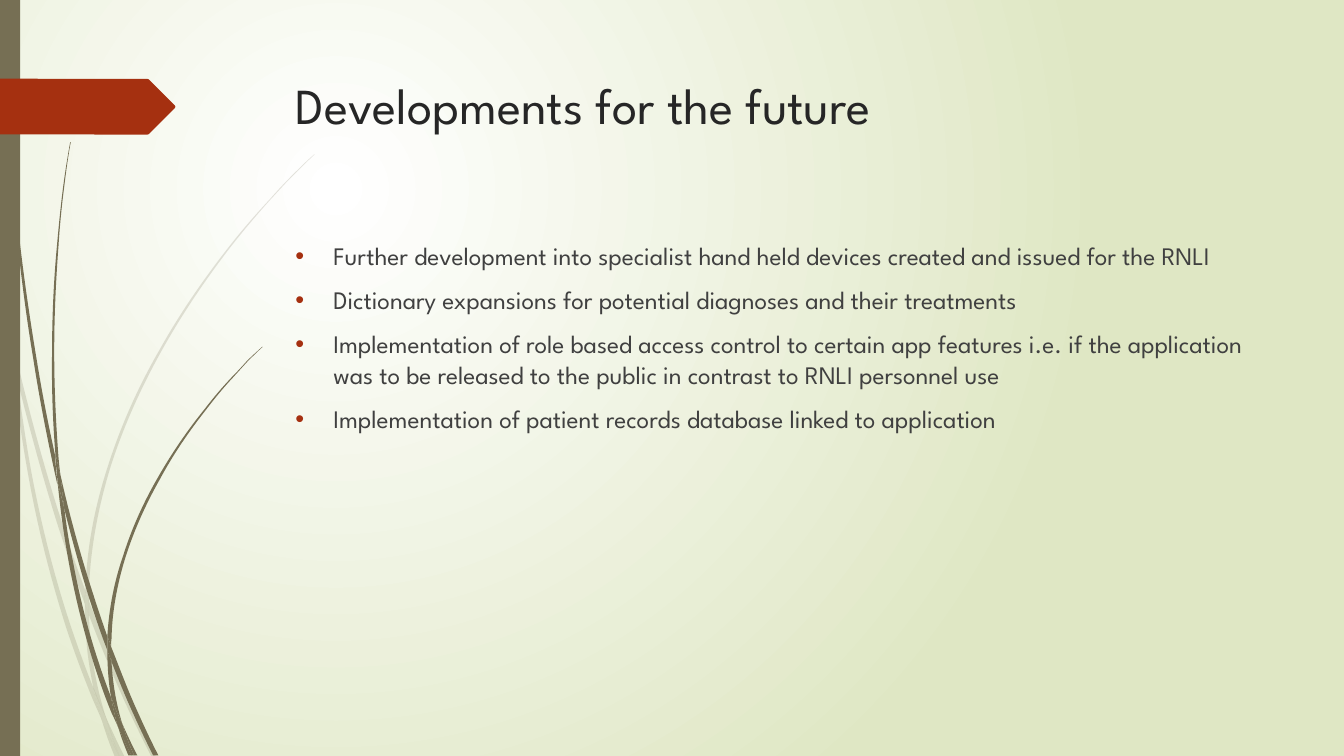
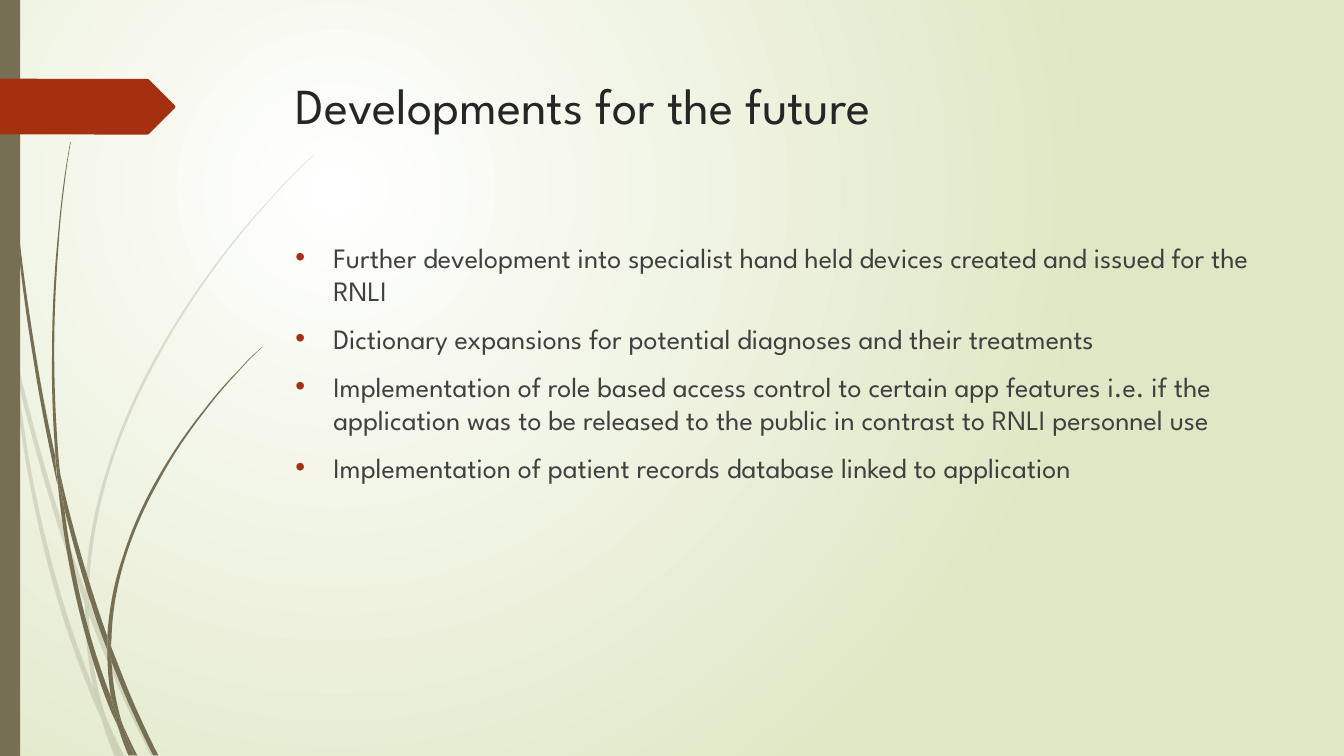
Before and after one commit to bournemouth17/team-5, a slide deck: slide 11 of RNLI.pptx. Drawn at 1344x756 pixels with LibreOffice and Linux fonts; fonts in the diff are those of the drawing. Boxes give left, top, right and bottom in pixels: in the first picture for what was removed or moved away, otherwise in the second. Text is boxed around its words. In the diff, an @@ line names an element or a change of style, - is before the commit and + after.

```diff
--- a/RNLI.pptx
+++ b/RNLI.pptx
@@ text "Further development into specialist hand ..." at (333,248,1248,484): size 18 to 20 pt @@
```
Also in this commit, not shown: 9 other slides changed.
